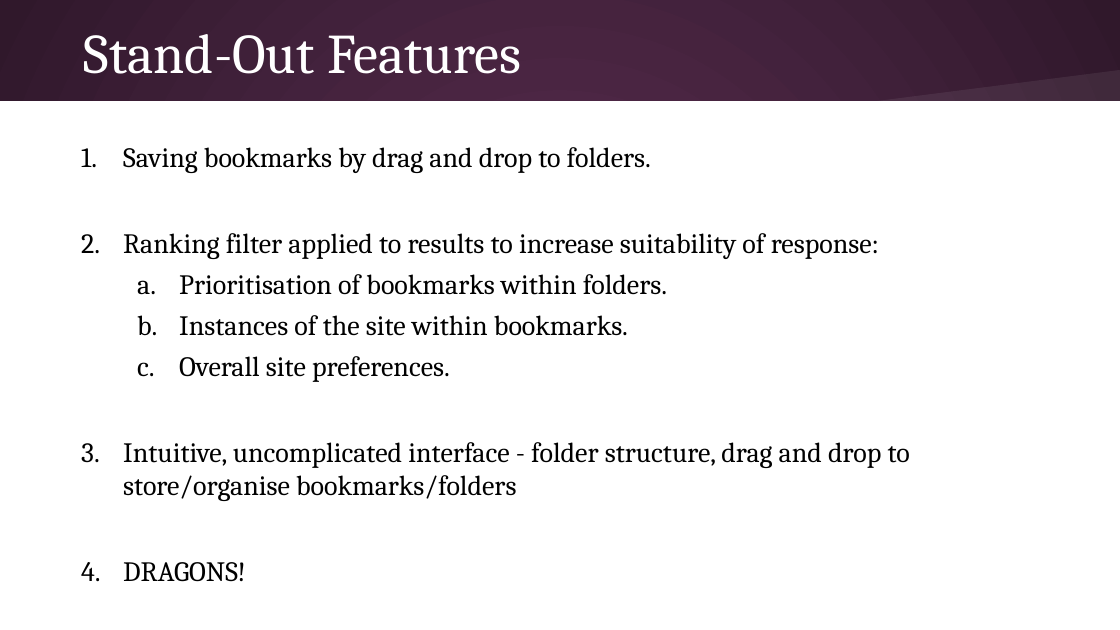
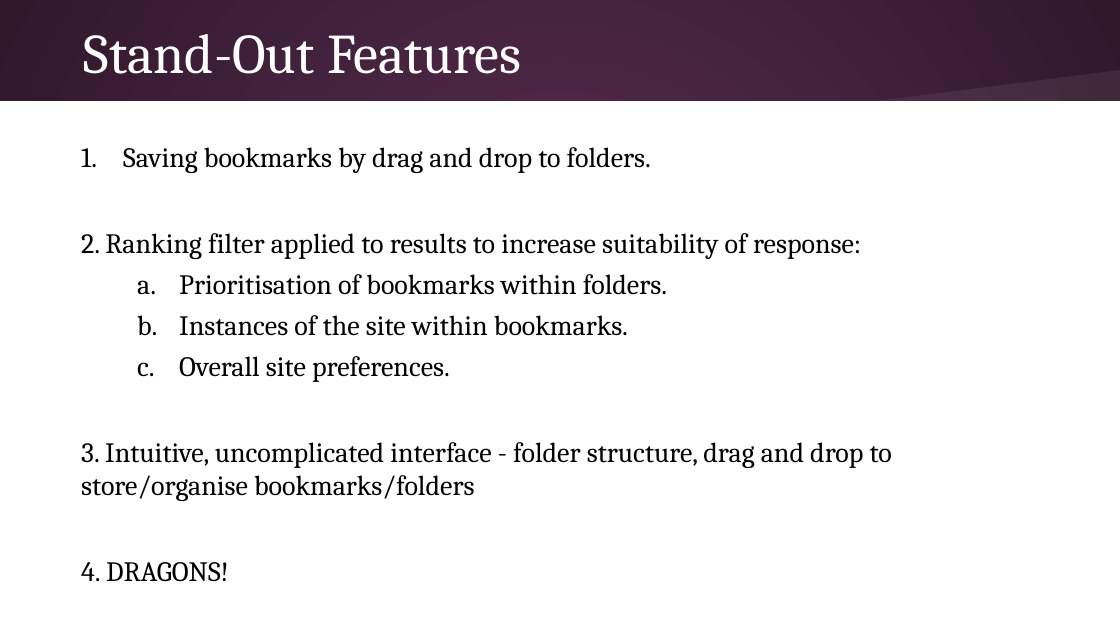
Before and after one commit to jeanius/Dragon-Drop, a slide deck: slide 2 of Dragon_Drop_Presentation.pptx. Drawn at 1120x630 pixels with LibreOffice and Linux fonts; fonts in the diff are those of the drawing. Boxes give left, top, right and bottom in pixels: in the first picture for what was removed or moved away, otherwise in the second. Text is boxed around its words. In the diff, an @@ line names an element or a change of style, - is before the commit and + after.

```diff
--- a/Dragon_Drop_Presentation.pptx
+++ b/Dragon_Drop_Presentation.pptx
@@ text at <box>81,233,861,259</box>: text changed @@
-2. Ranking filter applied to results to increase suitability of response:
+2. Ranking filter applied to results to increase suitability of response:
@@ text at <box>81,442,892,582</box>: text changed @@
-3. Intuitive, uncomplicated interface - folder structure, drag and drop to store/organise bookmarks/folders
-4. DRAGONS!
+3. Intuitive, uncomplicated interface - folder structure, drag and drop to store/organise bookmarks/folders
+4. DRAGONS!
```
Also in this commit, not shown: 1 other slide changed.
